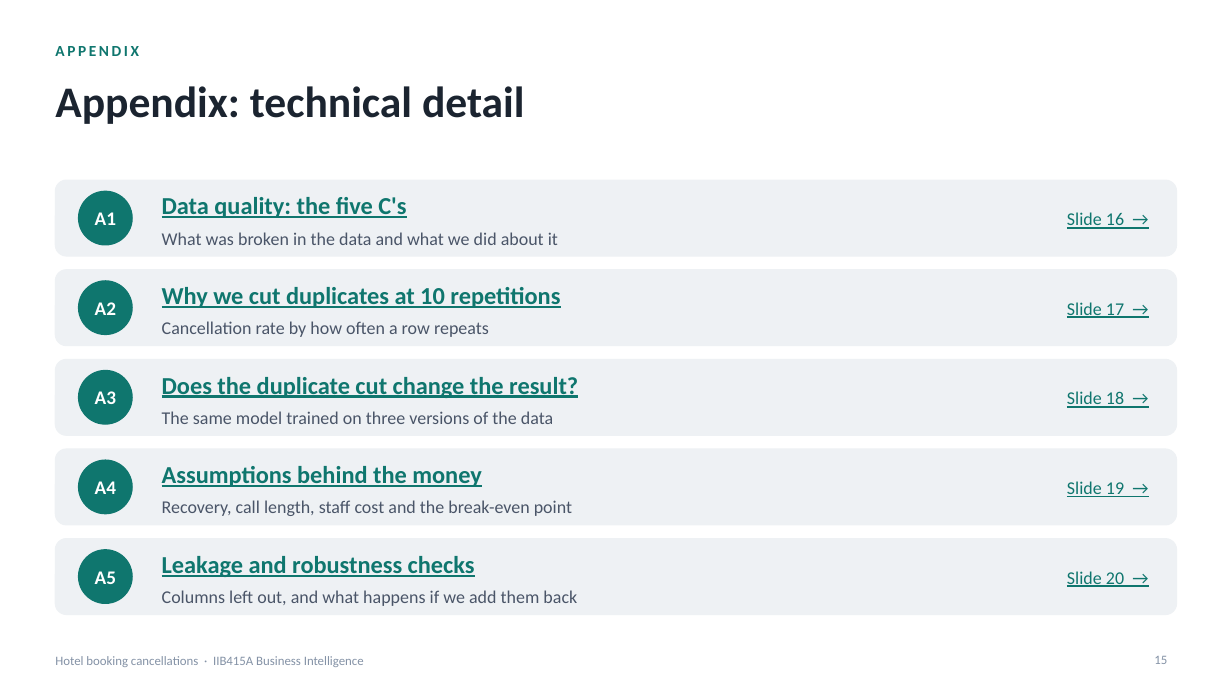
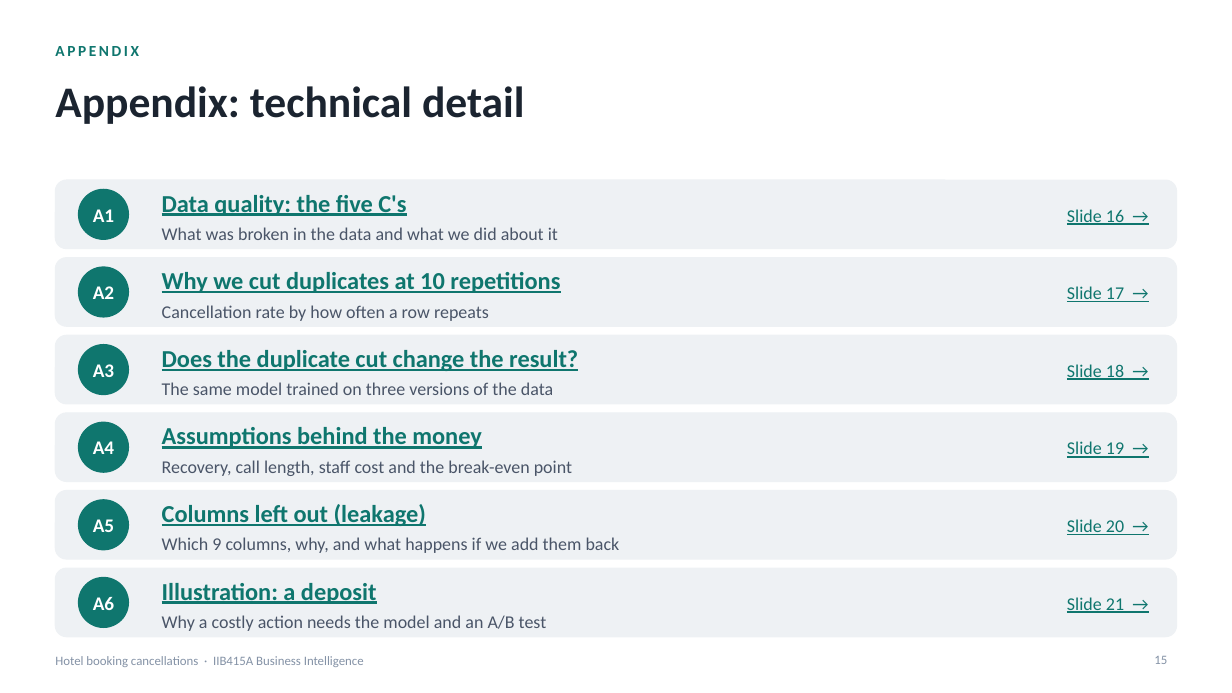
Before and after one commit to nachitonachito/Business-Intelligence, a slide deck: slide 15 of booking/presentacion.pptx. Drawn at 1232x693 pixels with LibreOffice and Linux fonts; fonts in the diff are those of the drawing. Boxes give left, top, right and bottom in pixels: in the first picture for what was removed or moved away, otherwise in the second. Text is boxed around its words. In the diff, an @@ line names an element or a change of style, - is before the commit and + after.

```diff
--- a/booking/presentacion.pptx
+++ b/booking/presentacion.pptx
@@ rounded rectangle: place and size @@
-rounded rectangle at <box>55,180,1177,256</box>
+rounded rectangle at <box>55,180,1177,249</box>
@@ ellipse: place and size @@
-ellipse at <box>79,191,132,245</box>
+ellipse at <box>79,189,128,239</box>
@@ text "Slide 16 →": place and size @@
-text "Slide 16 →" at <box>1067,212,1124,229</box>
+text "Slide 16 →" at <box>1067,209,1124,225</box>
@@ text "What was broken in the ...": place and size @@
-text "What was broken in the ..." at <box>162,232,558,245</box>
+text "What was broken in the ..." at <box>162,227,558,240</box>
@@ rounded rectangle: place and size @@
-rounded rectangle at <box>55,270,1177,346</box>
+rounded rectangle at <box>55,258,1177,326</box>
@@ text "A2": place and size @@
-text "A2" at <box>95,302,116,315</box>
+text "A2" at <box>93,286,114,299</box>
@@ ellipse: place and size @@
-ellipse at <box>79,281,132,335</box>
+ellipse at <box>79,267,128,317</box>
@@ 3 texts: place and size @@
-3 texts at <box>162,287,1124,337</box>
+3 texts at <box>162,272,1124,321</box>
@@ rounded rectangle: place and size @@
-rounded rectangle at <box>55,360,1177,435</box>
+rounded rectangle at <box>55,335,1177,404</box>
@@ text "A3": place and size @@
-text "A3" at <box>95,391,116,404</box>
+text "A3" at <box>93,364,114,377</box>
@@ ellipse: place and size @@
-ellipse at <box>79,371,132,424</box>
+ellipse at <box>79,345,128,395</box>
@@ text "Does the duplicate cut change ...": place and size @@
-text "Does the duplicate cut change ..." at <box>162,377,578,398</box>
+text "Does the duplicate cut change ..." at <box>162,350,578,371</box>
@@ text "Slide 18 →": place and size @@
-text "Slide 18 →" at <box>1067,391,1124,408</box>
+text "Slide 18 →" at <box>1067,364,1124,380</box>
@@ text "The same model trained on ...": place and size @@
-text "The same model trained on ..." at <box>162,411,553,424</box>
+text "The same model trained on ..." at <box>162,382,553,395</box>
@@ rounded rectangle: place and size @@
-rounded rectangle at <box>55,449,1177,525</box>
+rounded rectangle at <box>55,413,1177,482</box>
@@ text "A4": place and size @@
-text "A4" at <box>95,481,116,494</box>
+text "A4" at <box>93,441,114,454</box>
@@ ellipse: place and size @@
-ellipse at <box>79,460,132,514</box>
+ellipse at <box>79,422,128,472</box>
@@ 3 texts: place and size @@
-3 texts at <box>162,466,1124,516</box>
+3 texts at <box>162,427,1124,476</box>
@@ proportions changed in 5 elements at <box>55,180,1177,249</box>, <box>55,258,1177,326</box>, <box>55,335,1177,404</box>, <box>55,413,1177,482</box>, <box>55,491,1177,559</box> @@
@@ rounded rectangle: place and size @@
-rounded rectangle at <box>55,539,1177,615</box>
+rounded rectangle at <box>55,491,1177,559</box>
@@ text "A5": place and size @@
-text "A5" at <box>95,571,116,584</box>
+text "A5" at <box>93,519,114,532</box>
@@ ellipse: place and size @@
-ellipse at <box>79,550,132,604</box>
+ellipse at <box>79,500,128,550</box>
@@ text at <box>162,504,426,526</box>: text changed @@
-Leakage and robustness checks
+Columns left out (leakage)
@@ text "Slide 20 →": place and size @@
-text "Slide 20 →" at <box>1067,571,1124,587</box>
+text "Slide 20 →" at <box>1067,519,1124,535</box>
@@ text at <box>162,537,620,553</box>: text changed @@
-Columns left out, and what happens if we add them back
+Which 9 columns, why, and what happens if we add them back
@@ rounded rectangle added at <box>55,568,1177,637</box>, fill #EEF1F4, outline #EEF1F4 1 pt @@
@@ ellipse added at <box>79,578,128,628</box>, fill #0F766E, outline #0F766E 1 pt @@
@@ text added at <box>93,597,114,610</box>, 15 pt, text #FFFFFF, bold @@
+A6
@@ text added at <box>162,583,377,604</box>, 19 pt, text #0F766E, bold, underline @@
+Illustration: a deposit
@@ text added at <box>1067,597,1124,613</box>, 14 pt, text #0F766E, underline @@
+Slide 21 →
@@ text added at <box>162,615,547,631</box>, 14 pt, text #4A5568 @@
+Why a costly action needs the model and an A/B test
```
Also in this commit, not shown: 3 other slides changed, 1 slide added, 4 other files.
